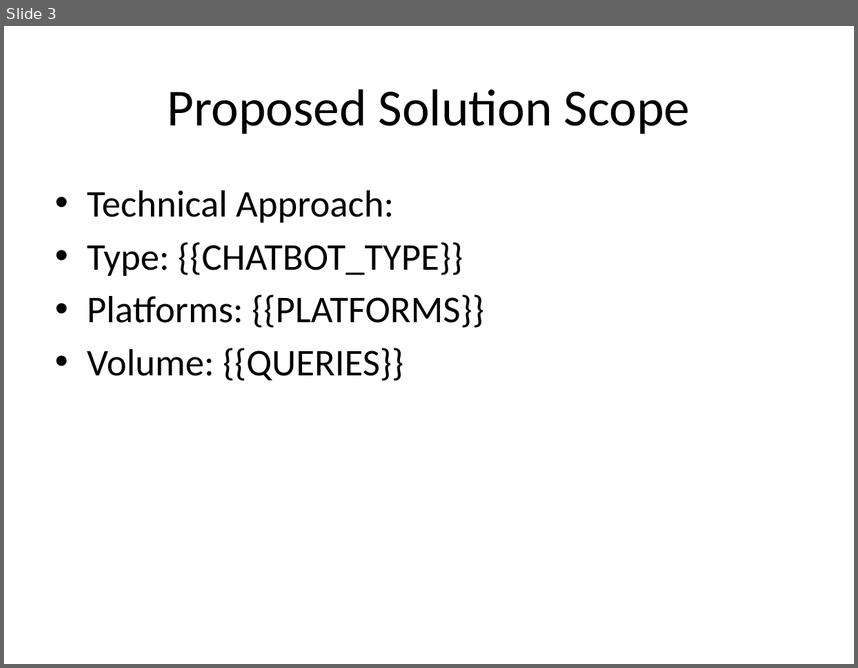
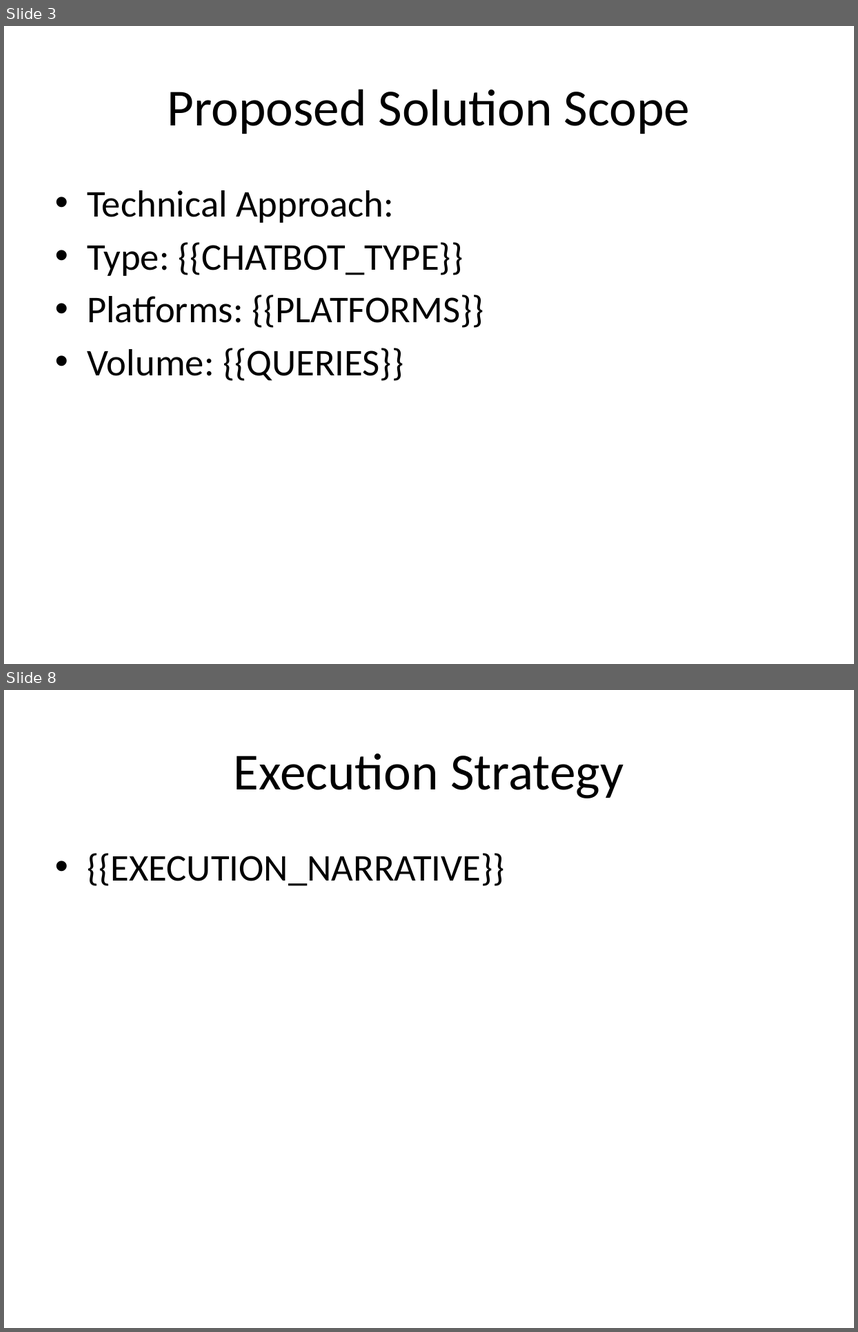
Before and after one commit to DivBell047/proposal-automation, a slide deck: templates/chatbot.pptx. Shown one above the other, each under a label of ours: slide 3 before the commit, slides 3 and 8 after it; the slides between them are not shown. The pictures are 858x668 and 858x1332 pixels, drawn with LibreOffice and Linux fonts; fonts in the diff are those of the drawing. Boxes give left, top, right and bottom in pixels: in the first picture for what was removed or moved away, otherwise in the second. Text is boxed around its words. In the diff, an @@ line names an element or a change of style, - is before the commit and + after.

```diff
--- a/templates/chatbot.pptx
+++ b/templates/chatbot.pptx
@@ slide 8 added at (4, 690, 854, 1328), background #FFFFFF @@
@@ title added at (234, 753, 624, 798), 44 pt, text #000000 @@
+Execution Strategy
@@ text added at (87, 853, 505, 886), 32 pt, text #000000 @@
+• {{EXECUTION_NARRATIVE}}
```
Also in this commit, not shown: 3 other slides added, 5 other files.
